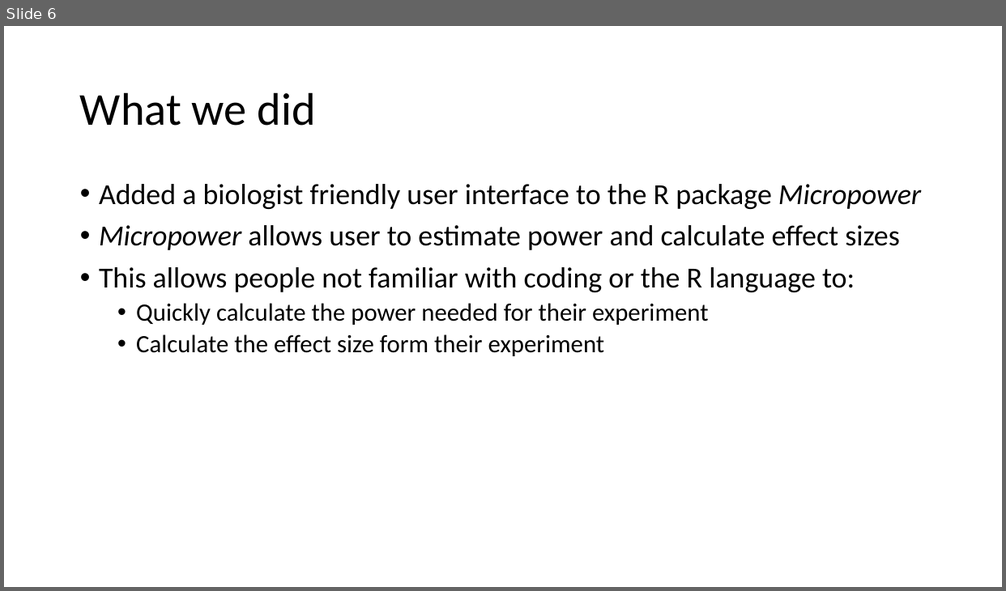
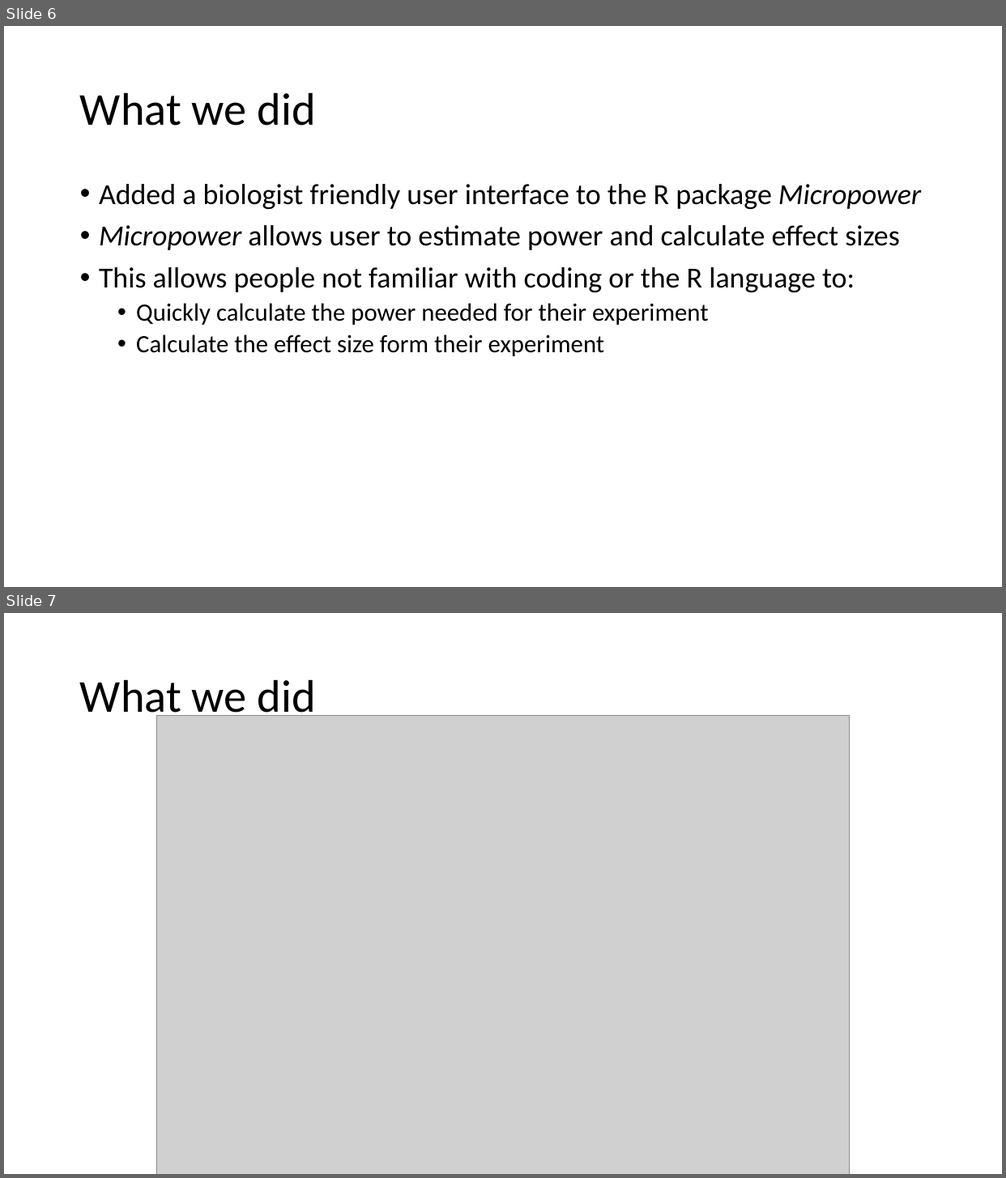
Before and after one commit to USFOneHealthCodeathon2020/Team1_MicroPowerPlus, a slide deck: publixpower_final_presentation.pptx. Shown one above the other, each under a label of ours: slide 6 before the commit, slides 6 and 7 after it. The pictures are 1006x591 and 1006x1178 pixels, drawn with LibreOffice and Linux fonts; fonts in the diff are those of the drawing; grey boxes stand for pictures. Boxes give left, top, right and bottom in pixels: in the first picture for what was removed or moved away, otherwise in the second. Text is boxed around its words. In the diff, an @@ line names an element or a change of style, - is before the commit and + after.

Commit message:
Add files via upload
Added flow chart to pp

```diff
--- a/publixpower_final_presentation.pptx
+++ b/publixpower_final_presentation.pptx
@@ slide 7 added at (x1=4, y1=613, x2=1002, y2=1174), background #FFFFFF @@
@@ title added at (x1=80, y1=679, x2=316, y2=722), 44 pt, text #000000 @@
+What we did
@@ picture added at (x1=157, y1=716, x2=850, y2=1174) @@
```
